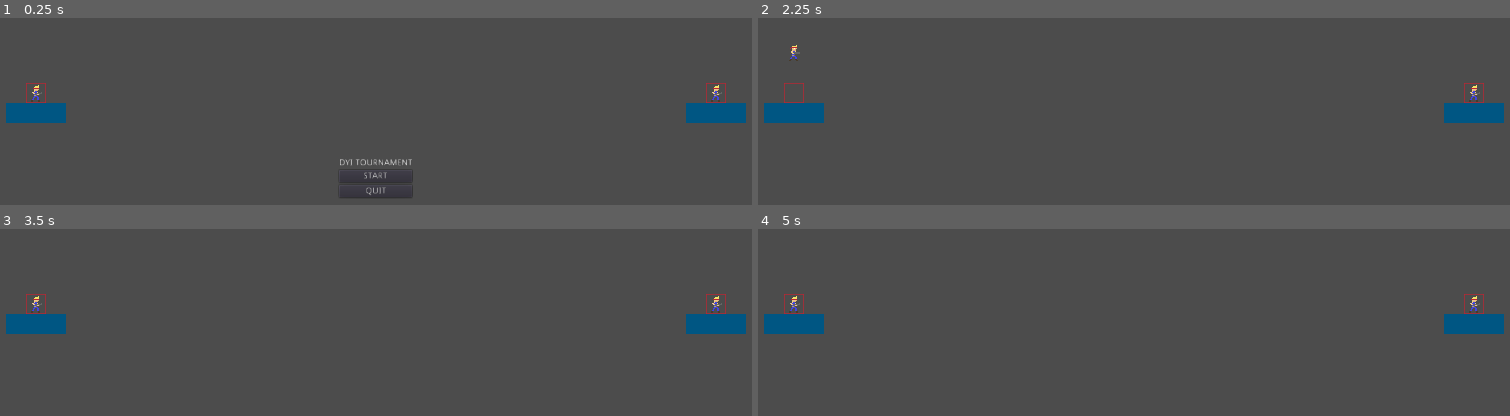
Above: before the commit, frames 1-4 (two rows, left to right).
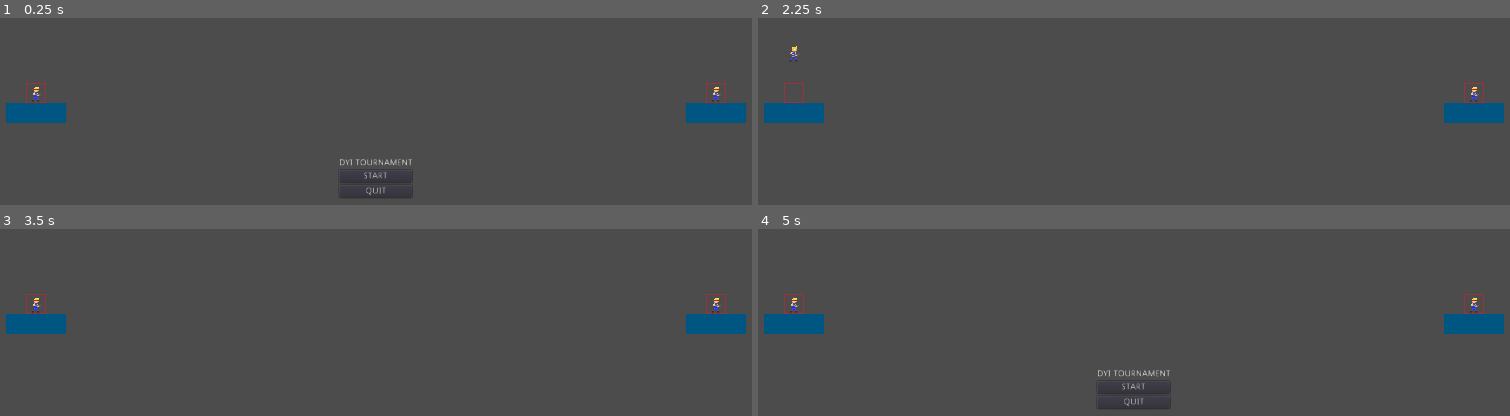
Above: after the commit, the same moments.

Repository: PoliPyc/DIYTournament
Game: Godot game, scene res://World_Tymek.tscn
Two runs of this game, one before a commit and one after it. Both use one fixed random seed, a clock stepped at 60 frames per second and the inputs below.
Inputs:
- Up to frame 1 (0.25 s): no input
- Up to frame 2 (2.25 s): click "START" at 0.5 s; tap Enter at 1.25 s; tap Space at 2 s
- Up to frame 3 (3.5 s): tap Enter at 2.75 s
- Up to frame 4 (5 s): tap Space at 3.5 s; tap Enter at 4.25 s; tap Escape (escape, bound only after the commit) at 4.9 s

The runs differ from the first frame. In frame 1, less than 0.1% of the frame differs, in the area x 4-96%, y 35-45%; in frame 2, less than 0.1%; in frame 3, less than 0.1%; in frame 4, 0.4%, in the area x 4-96%, y 35-97%.

Commit message:
player colision fix

Diff:
--- a/Player_model.tscn
+++ b/Player_model.tscn
@@ -7,7 +7,7 @@
 [ext_resource path="res://Projectile_spawn.gd" type="Script" id=5]
 
 [sub_resource type="RectangleShape2D" id=1]
-extents = Vector2( 16, 16 )
+extents = Vector2( 9, 14 )
 
 [node name="Player_body" type="KinematicBody2D"]
 script = ExtResource( 1 )
--- a/project.godot
+++ b/project.godot
@@ -152,21 +152,25 @@
 cursor_left1={
 "deadzone": 0.5,
 "events": [ Object(InputEventJoypadMotion,"resource_local_to_scene":false,"resource_name":"","device":0,"axis":2,"axis_value":-1.0,"script":null)
+, Object(InputEventKey,"resource_local_to_scene":false,"resource_name":"","device":0,"alt":false,"shift":false,"control":false,"meta":false,"command":false,"pressed":false,"scancode":74,"unicode":0,"echo":false,"script":null)
  ]
 }
 cursor_right1={
 "deadzone": 0.5,
 "events": [ Object(InputEventJoypadMotion,"resource_local_to_scene":false,"resource_name":"","device":0,"axis":2,"axis_value":1.0,"script":null)
+, Object(InputEventKey,"resource_local_to_scene":false,"resource_name":"","device":0,"alt":false,"shift":false,"control":false,"meta":false,"command":false,"pressed":false,"scancode":76,"unicode":0,"echo":false,"script":null)
  ]
 }
 cursor_up1={
 "deadzone": 0.5,
 "events": [ Object(InputEventJoypadMotion,"resource_local_to_scene":false,"resource_name":"","device":0,"axis":3,"axis_value":-1.0,"script":null)
+, Object(InputEventKey,"resource_local_to_scene":false,"resource_name":"","device":0,"alt":false,"shift":false,"control":false,"meta":false,"command":false,"pressed":false,"scancode":73,"unicode":0,"echo":false,"script":null)
  ]
 }
 cursor_down1={
 "deadzone": 0.5,
 "events": [ Object(InputEventJoypadMotion,"resource_local_to_scene":false,"resource_name":"","device":0,"axis":3,"axis_value":1.0,"script":null)
+, Object(InputEventKey,"resource_local_to_scene":false,"resource_name":"","device":0,"alt":false,"shift":false,"control":false,"meta":false,"command":false,"pressed":false,"scancode":75,"unicode":0,"echo":false,"script":null)
  ]
 }
 left2={
@@ -224,6 +228,11 @@
 "events": [ Object(InputEventKey,"resource_local_to_scene":false,"resource_name":"","device":0,"alt":false,"shift":false,"control":false,"meta":false,"command":false,"pressed":false,"scancode":16777355,"unicode":0,"echo":false,"script":null)
  ]
 }
+escape={
+"deadzone": 0.5,
+"events": [ Object(InputEventKey,"resource_local_to_scene":false,"resource_name":"","device":0,"alt":false,"shift":false,"control":false,"meta":false,"command":false,"pressed":false,"scancode":16777217,"unicode":0,"echo":false,"script":null)
+ ]
+}
 
 [rendering]
 
Binary file changed: res/Player.png
